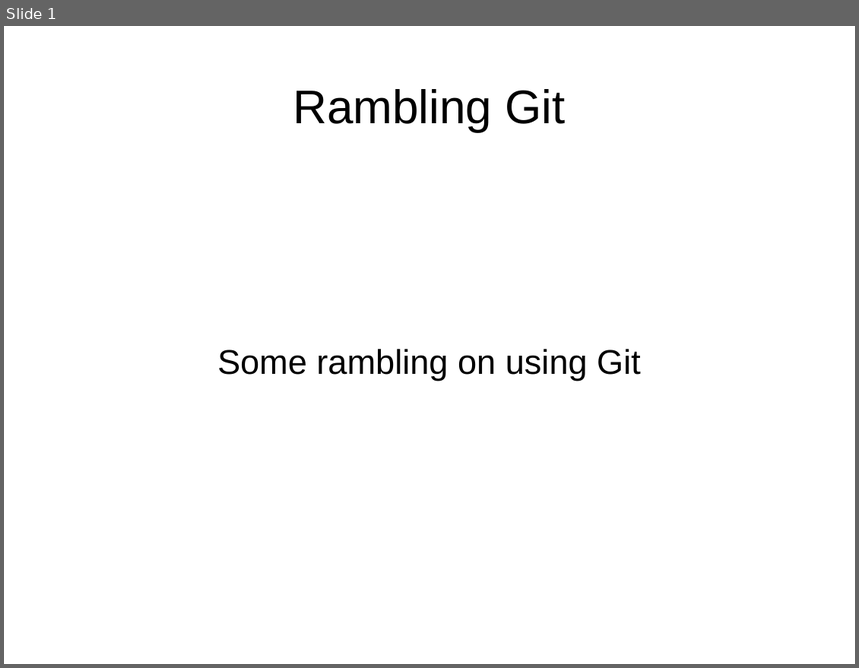
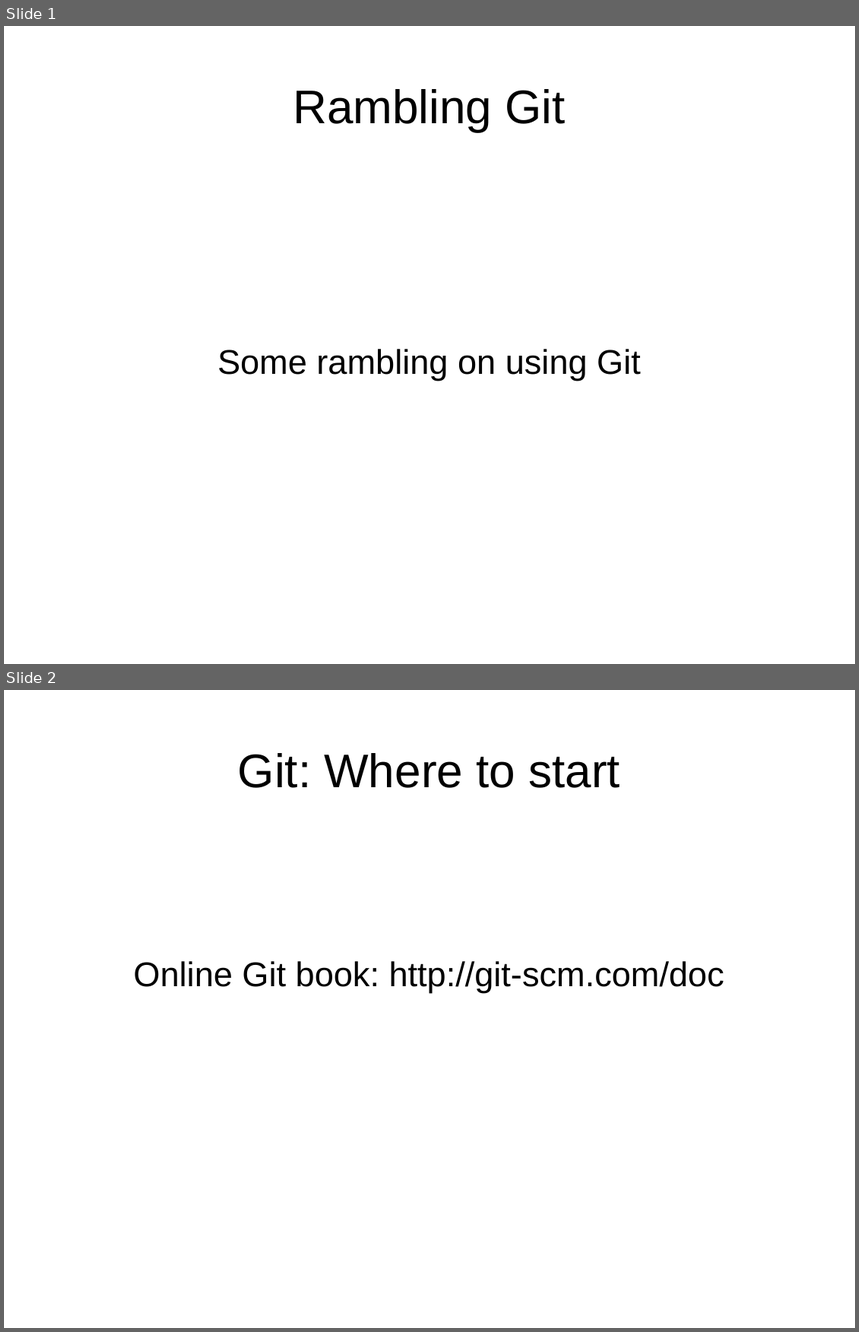
Before and after one commit to warkrug/rambling_git, a slide deck: presentation/ramblings.odp. Shown one above the other, each under a label of ours: slide 1 before the commit, slides 1 and 2 after it. The pictures are 859x668 and 859x1332 pixels, drawn with LibreOffice and Linux fonts; fonts in the diff are those of the drawing. Boxes give left, top, right and bottom in pixels: in the first picture for what was removed or moved away, otherwise in the second. Text is boxed around its words. In the diff, an @@ line names an element or a change of style, - is before the commit and + after.

```diff
--- a/presentation/ramblings.odp
+++ b/presentation/ramblings.odp
@@ slide 2 added at (4, 690, 855, 1328), background #FFFFFF @@
@@ title added at (238, 753, 620, 788), 44 pt, text #000000 @@
+Git: Where to start
@@ text added at (133, 961, 724, 992), 32 pt, text #000000 @@
+Online Git book: http://git-scm.com/doc
```
Also in this commit, not shown: 11 other slides added, 6 other files.
